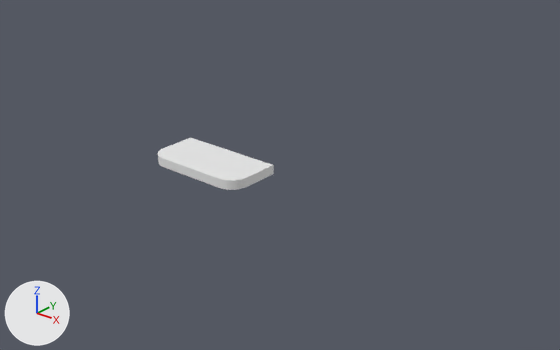
Two versions of the Blender file DO NOT INCLUDE/.blend/CornerPieces.blend, one commit apart.
Before and after are seen from a 50 mm lens placed at (13.23, -13.86, 8.06), pointed at (0.13, 1.91, -1.07). The axes (+X, +Y, +Z) are drawn at lower left. The lights are the same throughout.

Objects in the first picture: 'Square 1,5m'.
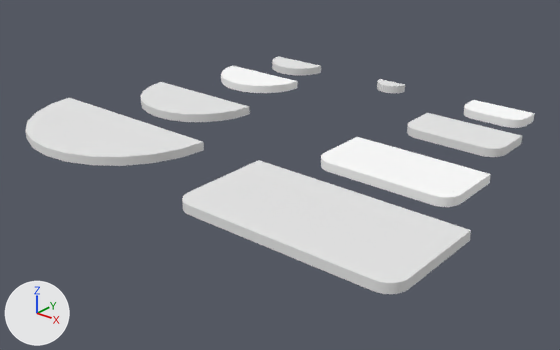
The change, as a diff of the scene's bpy script:
```diff
--- a/DO NOT INCLUDE/.blend/CornerPieces.blend.py
+++ b/DO NOT INCLUDE/.blend/CornerPieces.blend.py
@@ me_cube_007 @@
-me_cube_007.from_pydata(...)  # 61 vertices, 30 faces; spans x -1.5..1.5, y -1.5..0.0, z 0.0..0.25
+me_cube_007.from_pydata(...)  # 44 vertices, 30 faces; spans x -1.5..1.5, y -1.5..0.0, z 0.0..0.25
+# me_cube_007 part 1
+# 17 vertices are removed from x -1.5..1.5, y -1.5..0.0, z 0.25
+# 16 faces are deleted
+# 16 new faces join them
+# me_cube_007 part 2: 4 kept faces spanning x -1.5..1.5, y -1.5..0.0, z 0.25 are now shaded smooth
 me_cube_007.materials.append(mat_material)
@@ ob_square_1_5m @@
 ob_square_1_5m = bpy.data.objects.new('Square 1,5m', me_cube_007)
-ob_square_1_5m.location = (0.0, 0.0, 0.0)
+ob_square_1_5m.location = (4.0, 6.0, 0.0)
@@ ob_square_3m @@
 ob_square_3m = bpy.data.objects.new('Square 3m', me_cube_006)
-ob_square_3m.location = (0.0, 0.0, 0.0)
-ob_square_3m.hide_viewport = True
+ob_square_3m.location = (4.0, 0.0, 0.0)
@@ ob_0_5m @@
 ob_0_5m = bpy.data.objects.new('0.5m', me_cube_004)
-ob_0_5m.location = (0.0, 0.0, 0.0)
-ob_0_5m.hide_viewport = True
+ob_0_5m.location = (0.0, 8.0, 0.0)
@@ ob_1m @@
 ob_1m = bpy.data.objects.new('1m', me_cube_003)
-ob_1m.location = (0.0, 0.0, 0.0)
-ob_1m.hide_viewport = True
+ob_1m.location = (-4.0, 8.0, 0.0)
+_m = ob_1m.modifiers.new('EdgeSplit', 'EDGE_SPLIT')
@@ ob_3m @@
 ob_3m = bpy.data.objects.new('3m', me_cube_002)
-ob_3m.location = (0.0, 0.0, 0.0)
-ob_3m.hide_viewport = True
+ob_3m.location = (-4.0, 0.0, 0.0)
+_m = ob_3m.modifiers.new('EdgeSplit', 'EDGE_SPLIT')
@@ ob_2m @@
 ob_2m = bpy.data.objects.new('2m', me_cube_001)
-ob_2m.location = (0.0, 0.0, 0.0)
-ob_2m.hide_viewport = True
+ob_2m.location = (-4.0, 3.0, 0.0)
+_m = ob_2m.modifiers.new('EdgeSplit', 'EDGE_SPLIT')
@@ ob_1_5m @@
+ob_1_5m = bpy.data.objects.new('1.5m', me_0004)  # 40 vertices, 30 faces; spans x -1.5..1.5, y -1.5..0.0, z 0.0..0.25; in mat_0007 (its picture is missing), mat_0009 (its picture is missing); modifiers EDGE_SPLIT
+ob_1_5m.location = (-4.0, 6.0, 0.0)
@@ ob_square_1m @@
+ob_square_1m = bpy.data.objects.new('Square 1m', me_000)  # 44 vertices, 30 faces; spans x -1.0..1.0, y -1.0..0.0, z 0.0..0.25; in mat_001 (its picture is missing), mat_002 (its picture is missing), mat_0011 (its picture is missing); modifiers EDGE_SPLIT
+ob_square_1m.location = (4.0, 8.0, 0.0)
@@ ob_square_2m @@
+ob_square_2m = bpy.data.objects.new('Square 2m', me_001)  # 44 vertices, 30 faces; spans x -2.0..2.0, y -2.0..0.0, z 0.0..0.25; in mat_004 (its picture is missing), mat_005 (its picture is missing), mat_008 (its picture is missing); modifiers EDGE_SPLIT
+ob_square_2m.location = (4.0, 3.0, 0.0)
```

Pixel boxes (x1, y1, x2, y2) of what changed, in the pictures (560 x 350 px; the box of a moved part takes in the faces that stretch with it):
'Square 3m', shown: after (182, 160, 471, 294)
'3m', shown: after (25, 98, 204, 166)
'Square 1,5m', reshaped, moved (15% shorter): before (158, 138, 274, 190); after (407, 113, 522, 157)
'Square 2m', added: after (321, 137, 491, 207)
'2m', shown: after (140, 82, 250, 122)
'1.5m', added: after (221, 65, 298, 93)
'Square 1m', added: after (464, 100, 535, 128)
'1m', shown: after (272, 56, 321, 75)
'0.5m', shown: after (377, 79, 405, 93)
part 1 of me_cube_007, moved or reshaped: before (158, 156, 274, 190); after (407, 126, 522, 157)
part 2 of me_cube_007, shading changed: before (163, 138, 272, 178); after (410, 113, 522, 147)
